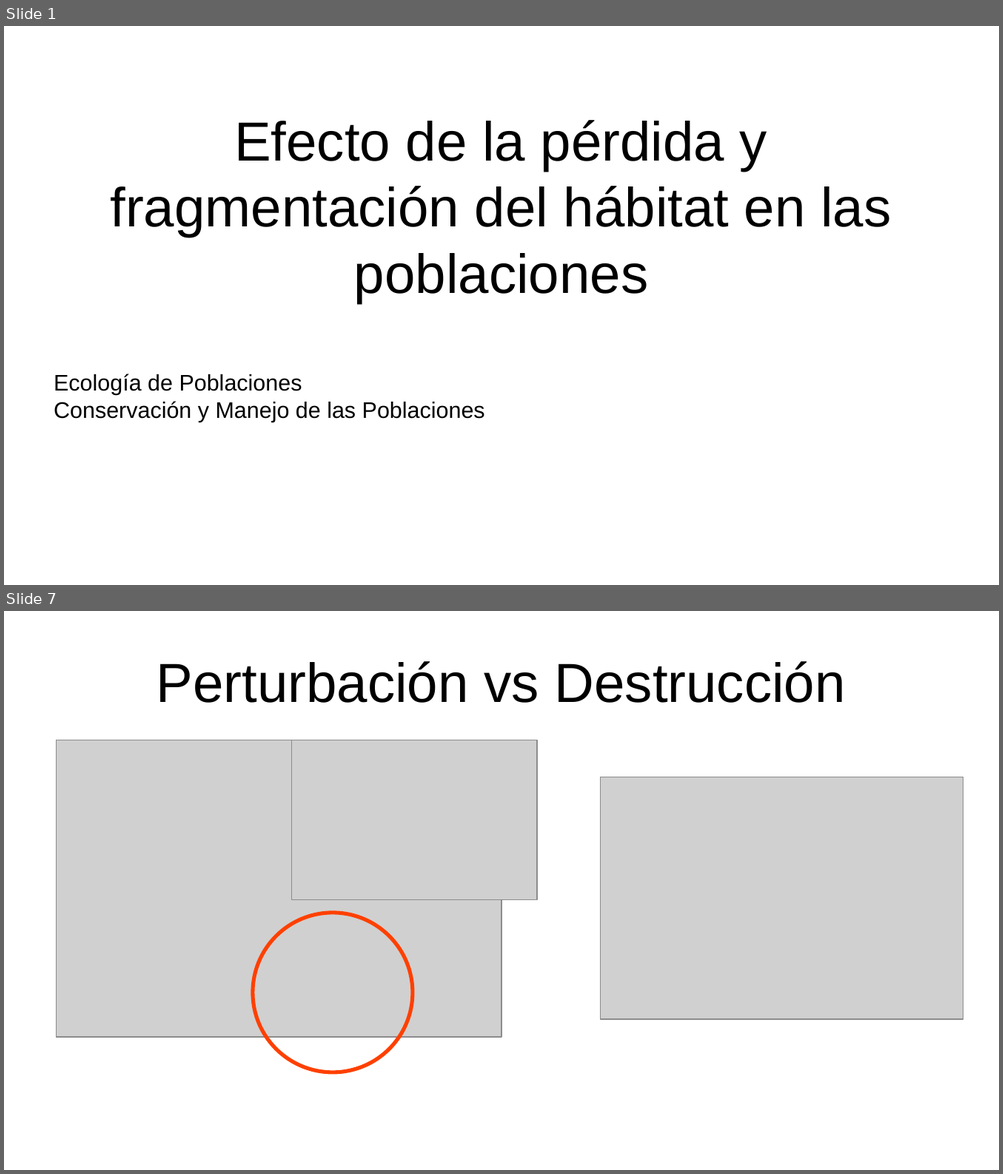
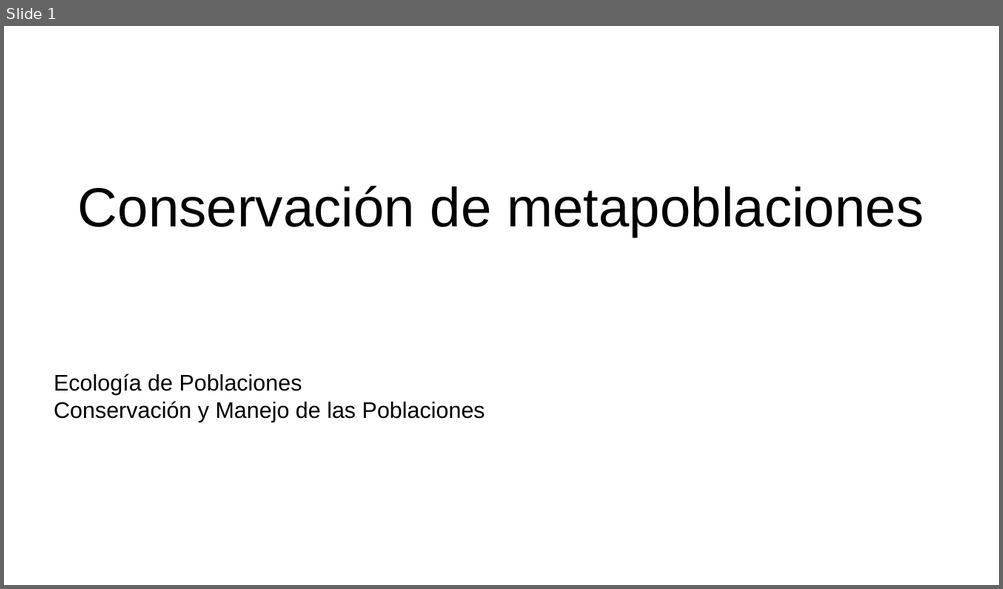
Before and after one commit to gerardommc/Ecologia-poblaciones, a slide deck: Unidad-5/Conservacion-meta.odp. Shown one above the other, each under a label of ours: slides 1 and 7 before the commit, slide 1 after it; the slides between them are not shown. The pictures are 1003x1174 and 1003x589 pixels, drawn with LibreOffice and Linux fonts; fonts in the diff are those of the drawing; grey boxes stand for pictures. Boxes give left, top, right and bottom in pixels: in the first picture for what was removed or moved away, otherwise in the second. Text is boxed around its words. In the diff, an @@ line names an element or a change of style, - is before the commit and + after.

```diff
--- a/Unidad-5/Conservacion-meta.odp
+++ b/Unidad-5/Conservacion-meta.odp
@@ slide 7 removed at box(4, 611, 999, 1170), background #FFFFFF @@
@@ title removed at box(156, 661, 845, 703) @@
-Perturbación vs Destrucción
@@ picture removed at box(57, 740, 502, 1037) @@
@@ picture removed at box(291, 740, 537, 900) @@
@@ picture removed at box(600, 777, 963, 1019) @@
@@ ellipse removed at box(253, 914, 412, 1073) @@
@@ slide 1 changed as well @@
@@ title at box(78, 186, 923, 237): text changed @@
-Efecto de la pérdida y fragmentación del hábitat en las poblaciones
+Conservación de metapoblaciones
```
Also in this commit, not shown: 9 slides added, 24 other slides removed, 21 other files.
